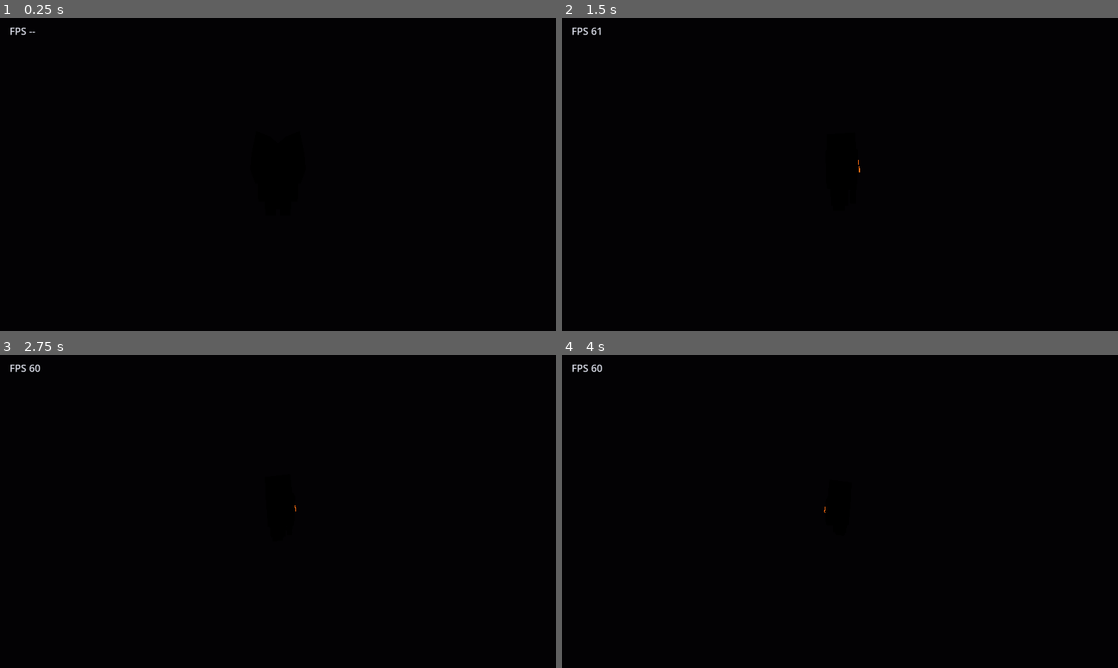
Above: before the commit, frames 1-4 (two rows, left to right).
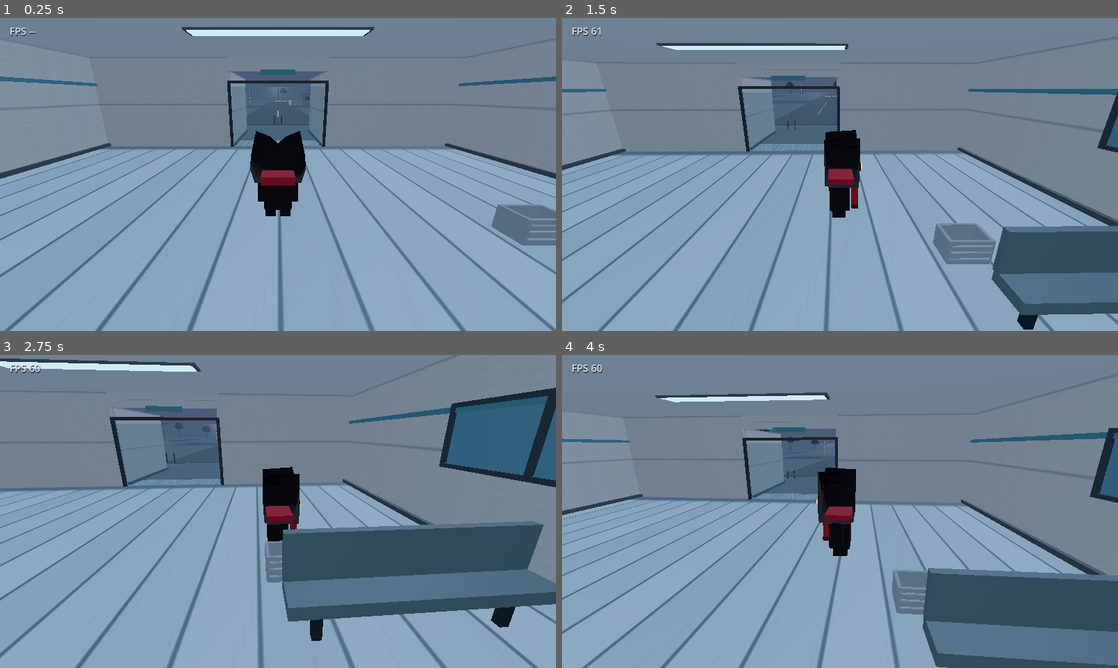
Above: after the commit, the same moments.

Repository: jhooni467/Brain-Concept-
Game: Godot game, scene res://scenes/main.tscn
Same seed, same stepped clock (60 frames per second), same inputs: the game is played once before the commit and once after it.
Inputs (mouse positions are in pixels of both pictures, inside the frame that each line leads up to):
- Up to frame 1 (0.25 s): no input
- Up to frame 2 (1.5 s): tap Enter at 0.5 s; move the mouse to (962, 158) at 0.52 s; hold D (move_right) 0.53-1.25 s; click (962, 158) at 0.67 s; tap Space (jump) at 0.77 s; drag from (728, 190) to (812, 237) at 1.27 s
- Up to frame 3 (2.75 s): move the mouse to (333, 442) at 2.02 s; hold D (move_right) from 2.03 s (still down)
- Up to frame 4 (4 s): release D (move_right) at 2.75 s; drag from (812, 574) to (673, 464) at 2.77 s; move the mouse to (1006, 558) at 3.52 s; hold A (move_left) from 3.53 s (still down); tap Space (jump) at 3.77 s

The runs differ from the first frame. In frame 1, 98% of the frame differs, in the area x 0-100%, y 0-100%; in frame 2, 99%; in frame 3, 99%; in frame 4, 99%.
Error before the commit: Parse Error: Expected variable name after "var". (res://scripts/world/prototype_laundromat.gd:741)

Commit message:
fix: rename reserved signal variable in purple signal prop

Diff:
--- a/scripts/world/prototype_laundromat.gd
+++ b/scripts/world/prototype_laundromat.gd
@@ -738,10 +738,10 @@
 
 
 func _build_purple_signal() -> void:
-	var signal := StaticBody3D.new()
-	signal.name = "PurpleSignalPole"
-	signal.position = Vector3(14.0, 0.0, 128.0)
-	add_child(signal)
+	var signal_body := StaticBody3D.new()
+	signal_body.name = "PurpleSignalPole"
+	signal_body.position = Vector3(14.0, 0.0, 128.0)
+	add_child(signal_body)
 
 	var pole_shape := CylinderShape3D.new()
 	pole_shape.radius = 0.42
@@ -749,7 +749,7 @@
 	var pole_collision := CollisionShape3D.new()
 	pole_collision.shape = pole_shape
 	pole_collision.position.y = 2.9
-	signal.add_child(pole_collision)
+	signal_body.add_child(pole_collision)
 
 	var pole_mesh := CylinderMesh.new()
 	pole_mesh.top_radius = 0.28
@@ -760,13 +760,13 @@
 	pole_visual.mesh = pole_mesh
 	pole_visual.material_override = _make_material(Color(0.64, 0.48, 0.22), 0.7, 0.16)
 	pole_visual.position.y = 2.9
-	signal.add_child(pole_visual)
+	signal_body.add_child(pole_visual)
 
 	var housing_material := _make_material(Color(0.23, 0.19, 0.29), 0.64, 0.22)
 	var purple_material := _make_emission_material(Color(0.4, 0.13, 0.72), Color(0.56, 0.14, 0.95), 1.8)
 	for index in range(3):
 		var y_position := 4.65 - float(index) * 1.25
-		_add_box_mesh(signal, "SignalHousing_%d" % index, Vector3(1.1, 1.0, 0.62), Vector3(0.0, y_position, -0.35), housing_material)
+		_add_box_mesh(signal_body, "SignalHousing_%d" % index, Vector3(1.1, 1.0, 0.62), Vector3(0.0, y_position, -0.35), housing_material)
 		var lens := MeshInstance3D.new()
 		lens.name = "PurpleLens_%d" % index
 		var sphere := SphereMesh.new()
@@ -777,7 +777,7 @@
 		lens.mesh = sphere
 		lens.material_override = purple_material
 		lens.position = Vector3(0.0, y_position, -0.72)
-		signal.add_child(lens)
+		signal_body.add_child(lens)
 
 
 func _build_palm_tree() -> void:
